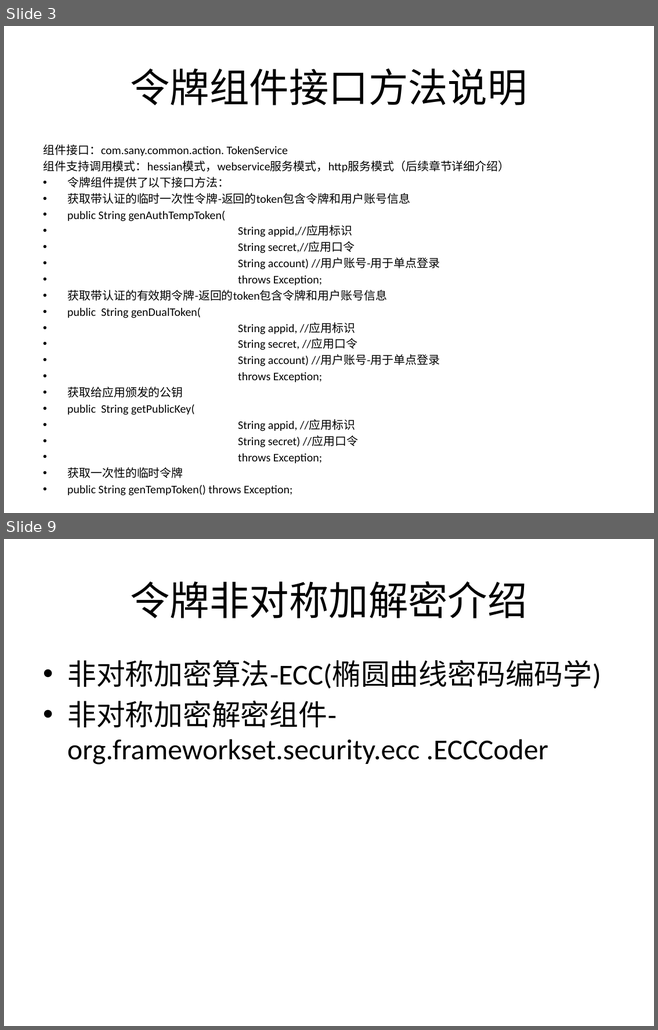
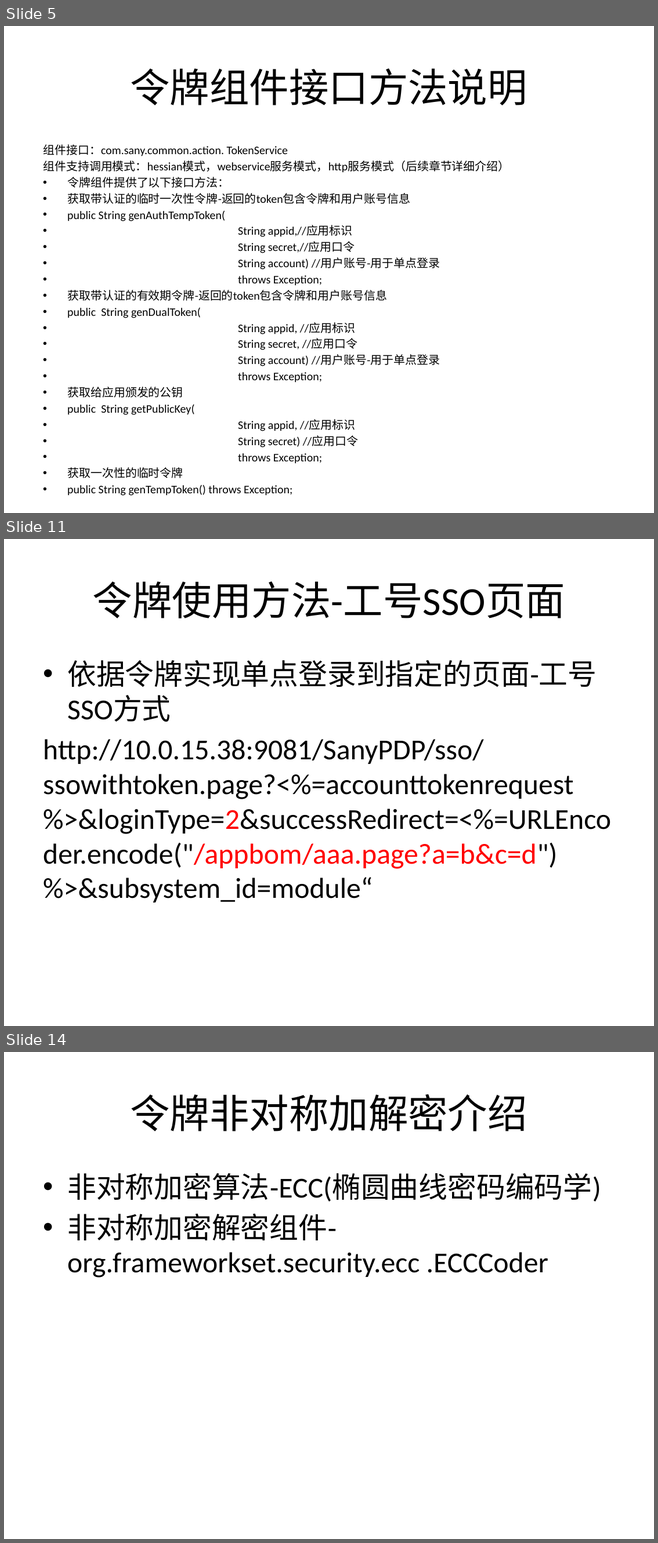
Before and after one commit to bbossgroups/bboss, a slide deck: 文档/令牌管理.pptx. Shown one above the other, each under a label of ours: slides 3 and 9 before the commit, slides 5, 11 and 14 after it; the slides between them are not shown. The pictures are 658x1030 and 658x1543 pixels, drawn with LibreOffice and Linux fonts; fonts in the diff are those of the drawing. Boxes give left, top, right and bottom in pixels: in the first picture for what was removed or moved away, otherwise in the second. Text is boxed around its words. In the diff, an @@ line names an element or a change of style, - is before the commit and + after.

Commit message:
1.完善mongodb过期令牌检测机制并增加测试用例 2.完善令牌管理文档

```diff
--- a/文档/令牌管理.pptx
+++ b/文档/令牌管理.pptx
@@ slide 11 added at bbox=[4, 539, 654, 1026], background #FFFFFF @@
@@ title added at bbox=[93, 581, 565, 618], 44 pt, text #000000 @@
+令牌使用方法-工号SSO页面
@@ text added at bbox=[43, 660, 611, 903], 32 pt, text #000000 @@
+• 依据令牌实现单点登录到指定的页面-工号SSO方式
+http://10.0.15.38:9081/SanyPDP/sso/ssowithtoken.page?<%=accounttokenrequest %>&loginType=2&successRedirect=<%=URLEncoder.encode("/appbom/aaa.page?a=b&c=d") %>&subsystem_id=module“
@@ what was slide 3 is now slide 5 @@
@@ what was slide 9 is now slide 14 @@
```
Also in this commit, not shown: 9 slides changed, 5 other slides added, 3 other files.
